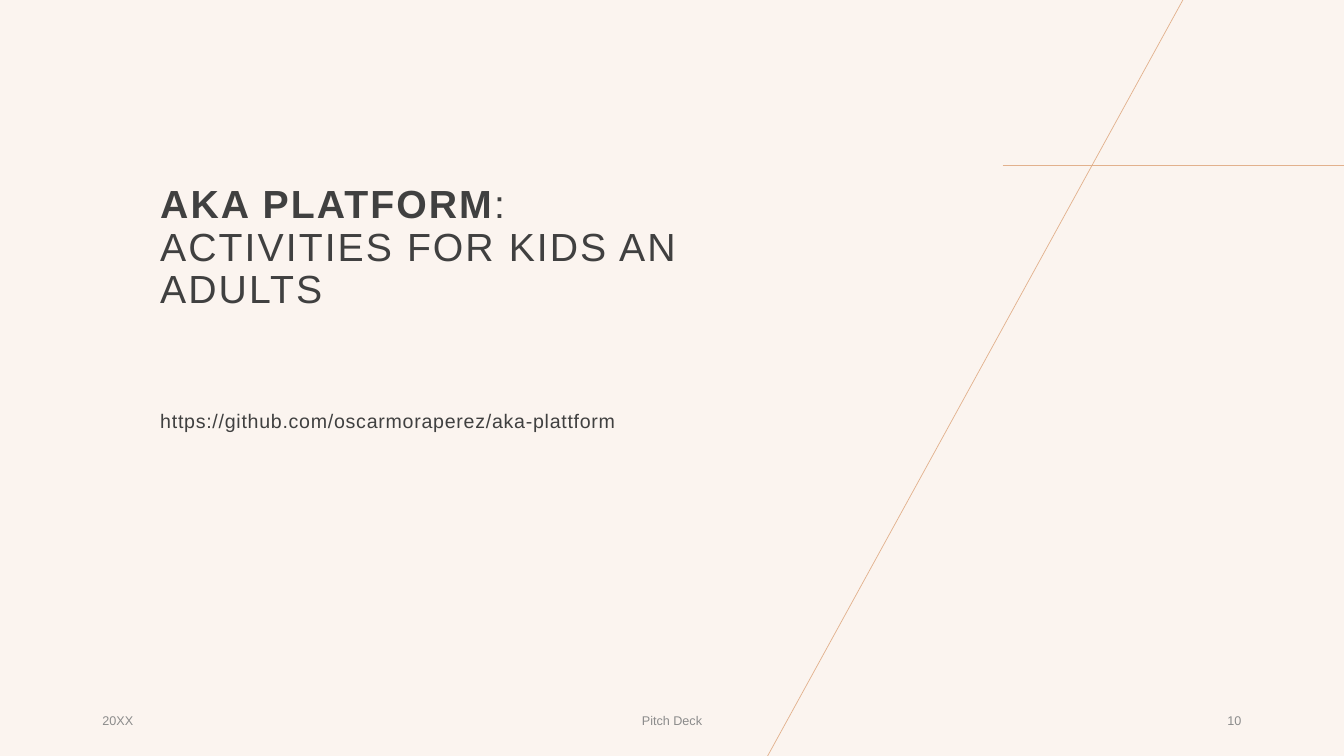
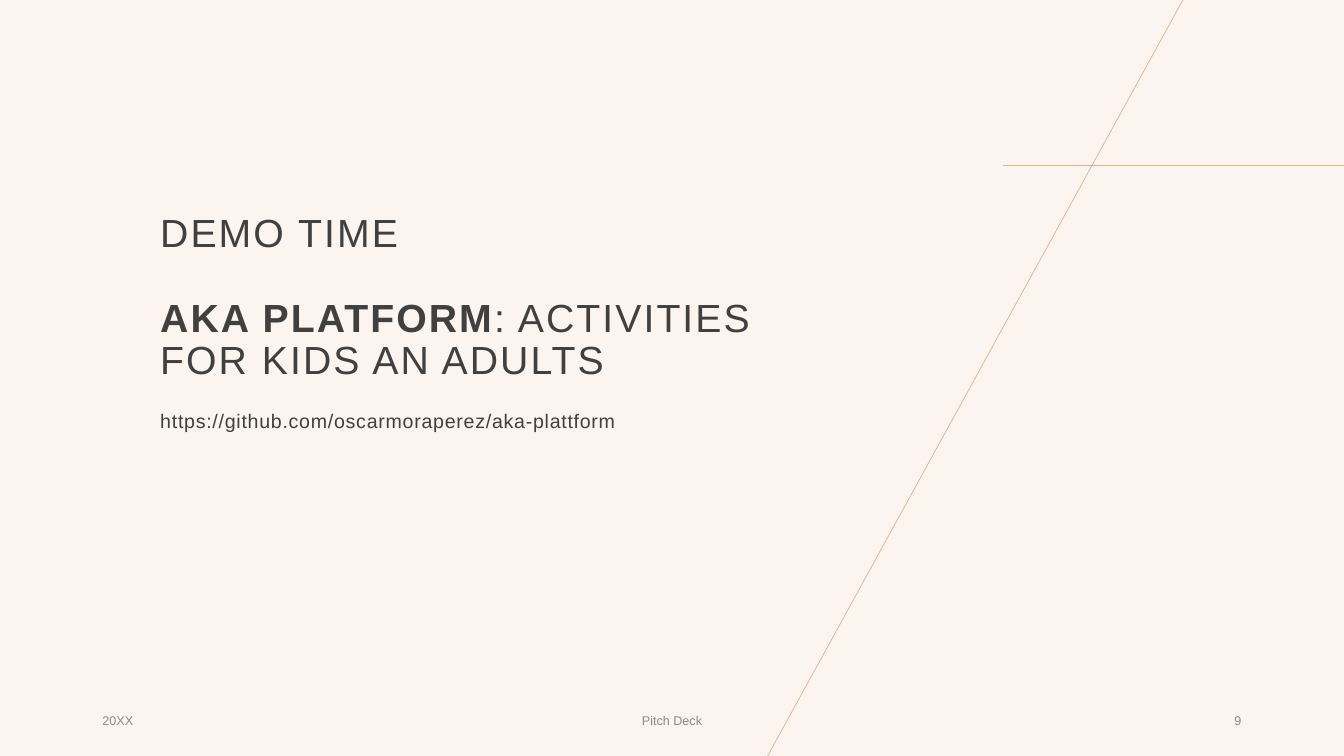
Before and after one commit to oscarmoraperez/aka-plattform, a slide deck: slide 9 of .doc/Contract based testing.pptx (slide 10 before the commit). Drawn at 1344x756 pixels with LibreOffice and Linux fonts; fonts in the diff are those of the drawing. Boxes give left, top, right and bottom in pixels: in the first picture for what was removed or moved away, otherwise in the second. Text is boxed around its words. In the diff, an @@ line names an element or a change of style, - is before the commit and + after.

```diff
--- a/.doc/Contract based testing.pptx
+++ b/.doc/Contract based testing.pptx
@@ title at [160,219,750,375]: text changed @@
-AKA PLATFORM: ACTIVITIES FOR KIDS AN ADULTS
+DEMO TIME
+AKA PLATFORM: ACTIVITIES FOR KIDS AN ADULTS
@@ page number at [1234,716,1241,725]: text changed @@
-10
+9
```
Also in this commit, not shown: 5 other slides changed, 1 slide removed.
